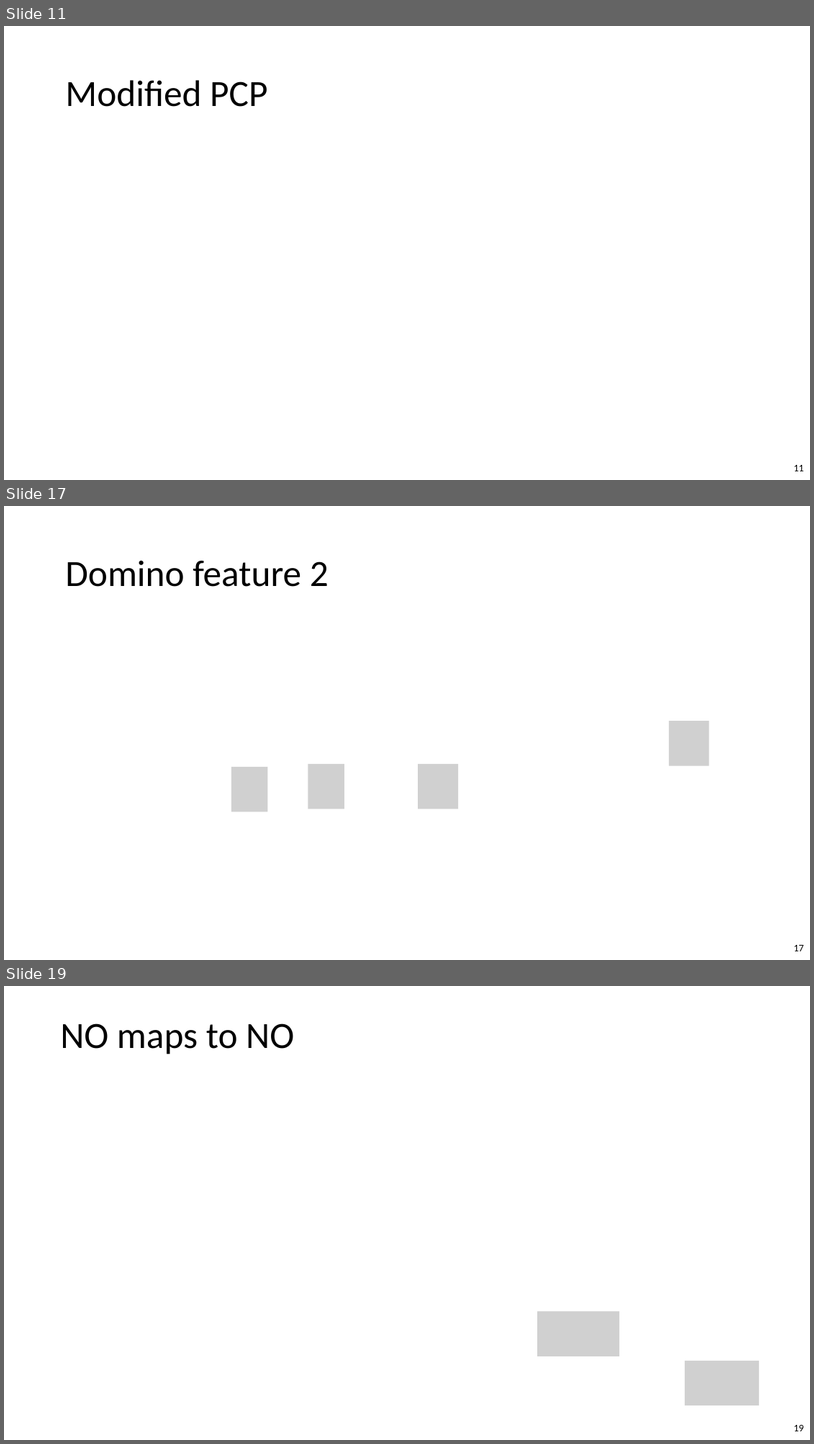
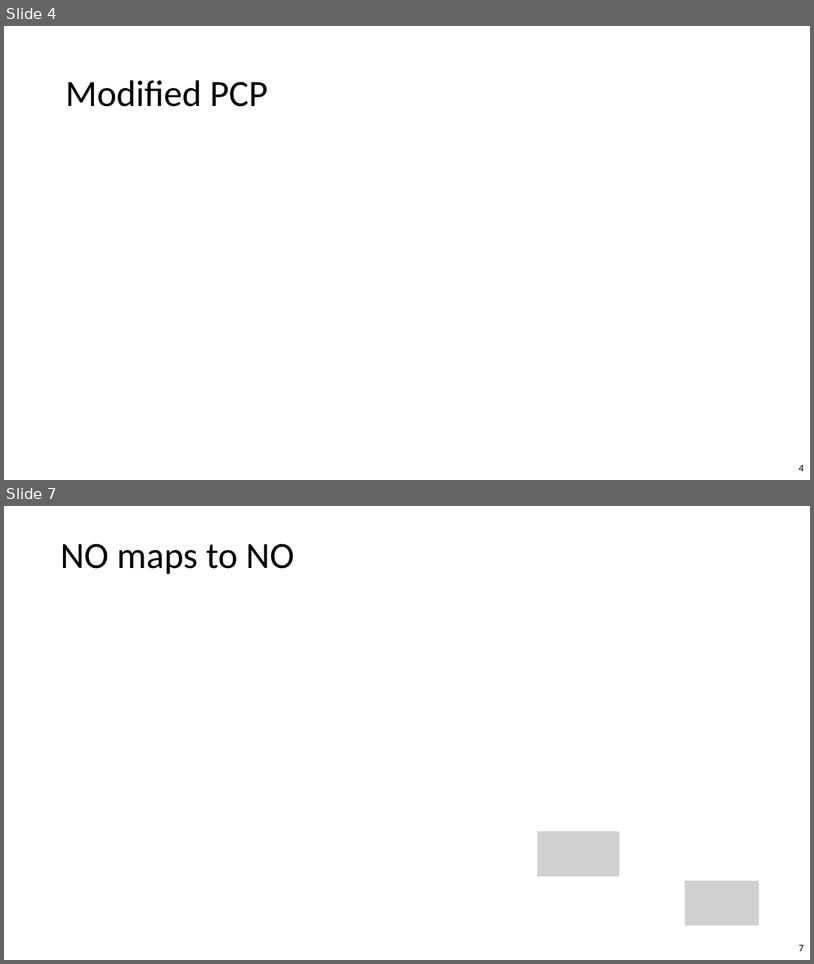
Before and after one commit to williamhoza/personal-website, a slide deck: teaching/spring2024-intro-to-complexity/next-slides.pptx. Shown one above the other, each under a label of ours: slides 11, 17 and 19 before the commit, slides 4 and 7 after it; the slides between them are not shown. The pictures are 814x1444 and 814x964 pixels, drawn with LibreOffice and Linux fonts; fonts in the diff are those of the drawing; grey boxes stand for pictures. Boxes give left, top, right and bottom in pixels: in the first picture for what was removed or moved away, otherwise in the second. Text is boxed around its words. In the diff, an @@ line names an element or a change of style, - is before the commit and + after.

```diff
--- a/teaching/spring2024-intro-to-complexity/next-slides.pptx
+++ b/teaching/spring2024-intro-to-complexity/next-slides.pptx
@@ slide 17 removed at bbox=[4, 506, 810, 960], background #FFFFFF @@
@@ title removed at bbox=[65, 560, 329, 587] @@
-Domino feature 2
@@ picture removed at bbox=[669, 721, 710, 765] @@
@@ picture removed at bbox=[309, 764, 345, 808] @@
@@ picture removed at bbox=[419, 764, 459, 808] @@
@@ picture removed at bbox=[232, 767, 268, 811] @@
@@ page number removed at bbox=[794, 944, 804, 951] @@
-17
@@ what was slide 11 is now slide 4 @@
@@ page number at bbox=[799, 464, 804, 471]: text changed @@
-11
+4
@@ what was slide 19 is now slide 7 @@
@@ page number at bbox=[799, 944, 804, 951]: text changed @@
-19
+7
```
Also in this commit, not shown: 5 slides changed, 11 other slides removed.
